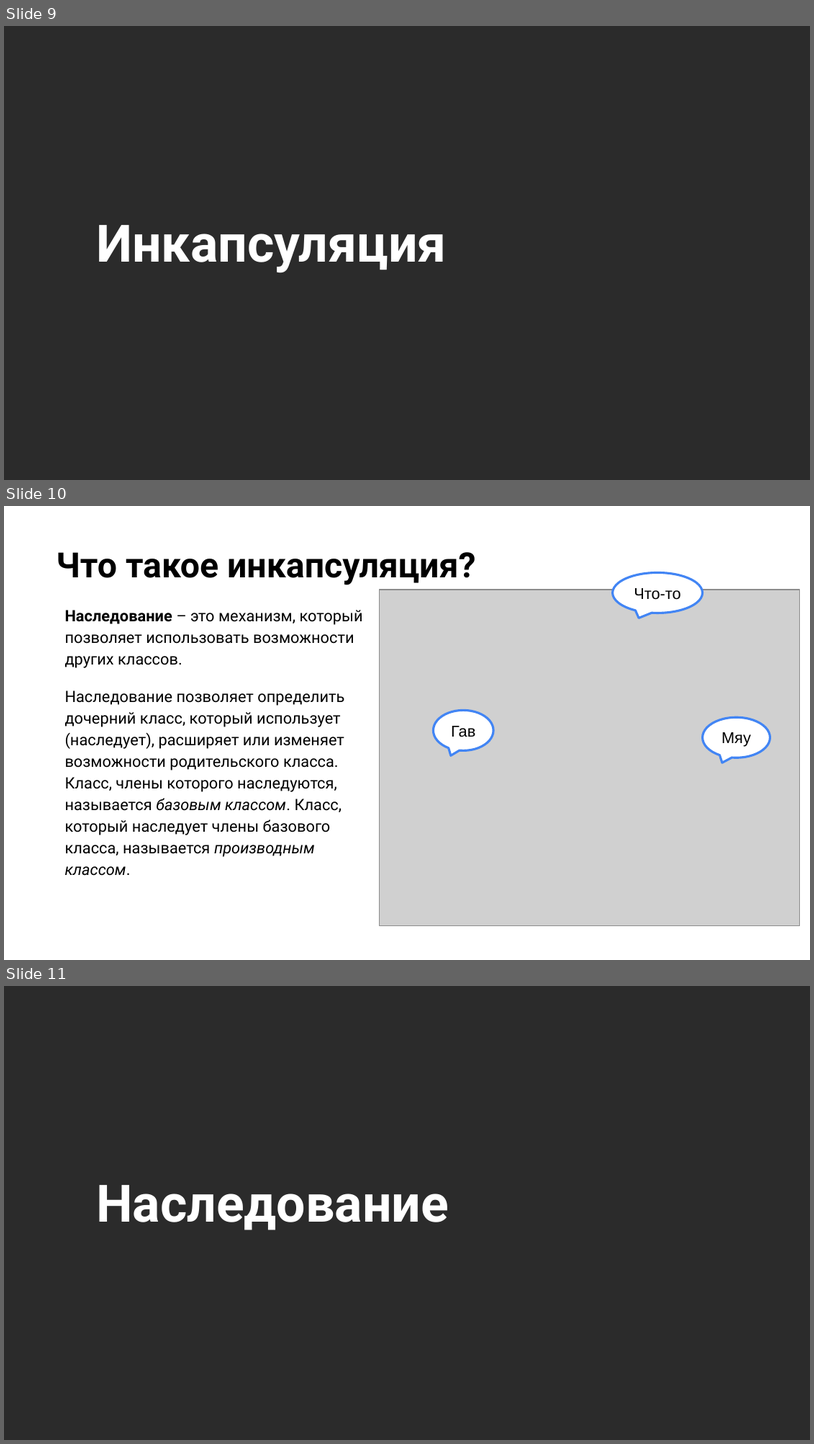
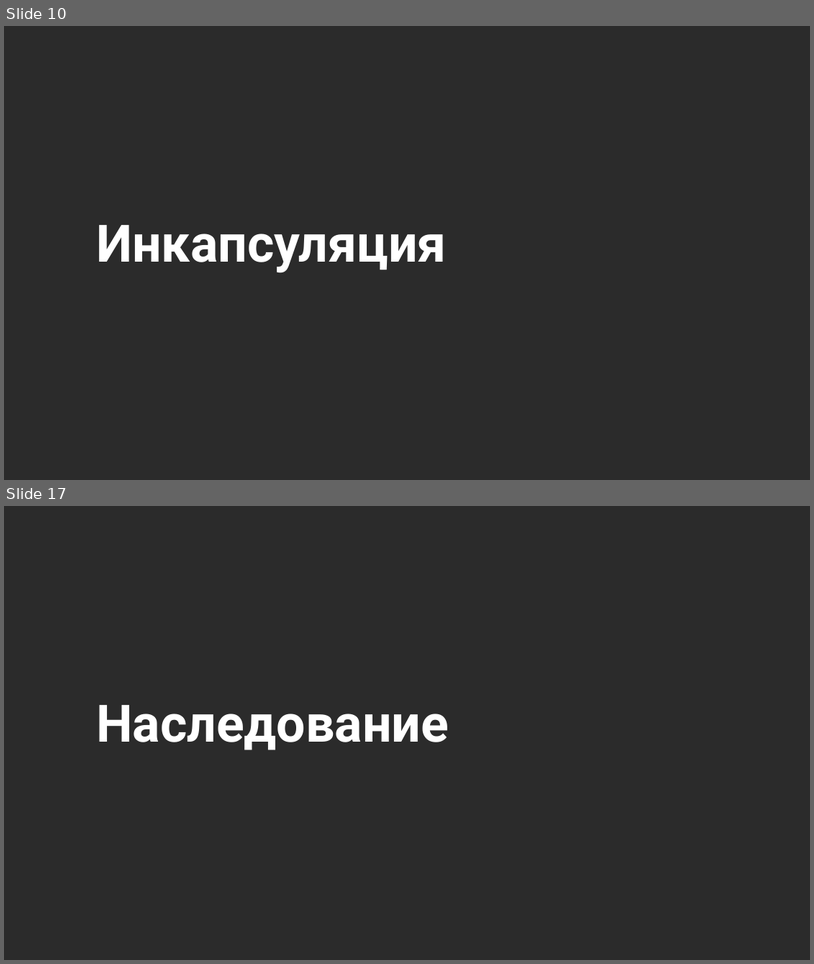
Before and after one commit to NilovPavel/OOP, a slide deck: ООП.pptx. Shown one above the other, each under a label of ours: slides 9, 10 and 11 before the commit, slides 10 and 17 after it; the slides between them are not shown. The pictures are 814x1444 and 814x964 pixels, drawn with LibreOffice and Linux fonts; fonts in the diff are those of the drawing; grey boxes stand for pictures; background and template pictures are left out; a plain dark background stands for a picture behind light text. Boxes give left, top, right and bottom in pixels: in the first picture for what was removed or moved away, otherwise in the second. Text is boxed around its words. In the diff, an @@ line names an element or a change of style, - is before the commit and + after.

```diff
--- a/ООП.pptx
+++ b/ООП.pptx
@@ slide 10 removed at <box>4,506,810,960</box>, background picture (left out) @@
@@ title removed at <box>56,552,476,585</box> @@
-Что такое инкапсуляция?
@@ picture removed at <box>380,590,800,926</box> @@
@@ speech bubble removed at <box>613,573,703,613</box> @@
-Что-то
@@ text removed at <box>65,610,363,875</box> @@
-Наследование – это механизм, который позволяет использовать возможности других классов.
-Наследование позволяет определить дочерний класс, который использует (наследует), расширяет или изменяет возможности родительского класса. Класс, члены которого наследуются, называется базовым классом. Класс, который наследует члены базового класса, называется производным классом.
@@ speech bubble removed at <box>434,710,494,750</box> @@
-Гав
@@ speech bubble removed at <box>703,717,771,757</box> @@
-Мяу
@@ what was slide 9 is now slide 10 @@
@@ what was slide 11 is now slide 17 @@
```
Also in this commit, not shown: 1 slide changed, 7 slides added, 5 other files.
